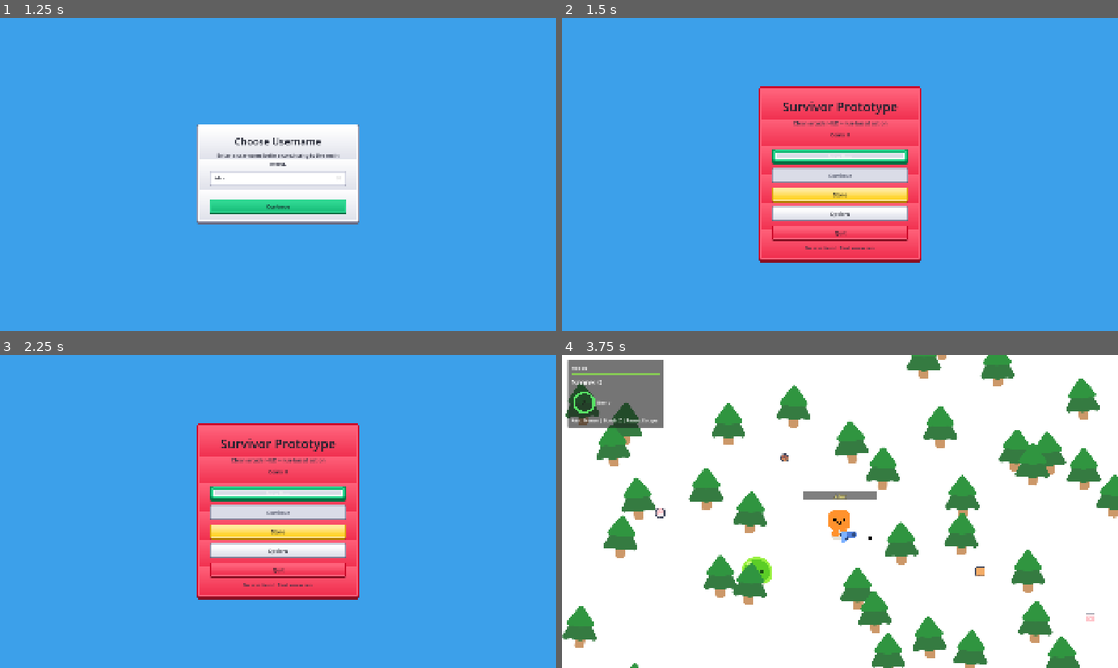
Above: before the commit, frames 1-4 (two rows, left to right).
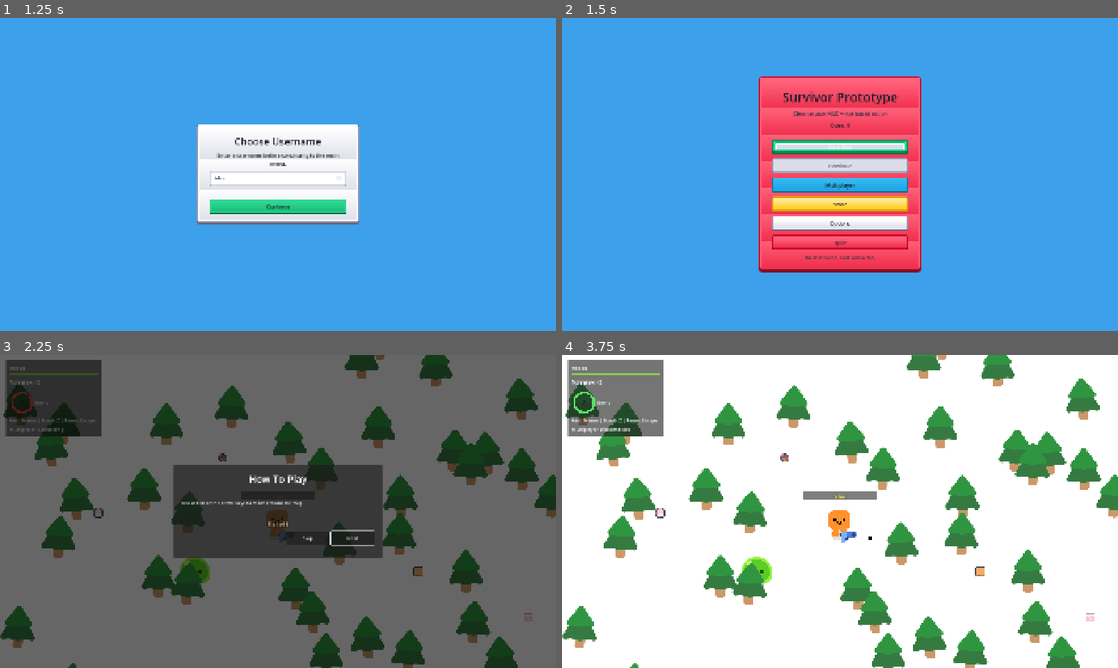
Above: after the commit, the same moments.

Repository: Arjun-Rao-Dev/HappyBoo
Game: Godot game, scene res://ui/username_prompt.tscn
Two runs of this game, one before a commit and one after it. Both use one fixed random seed, a clock stepped at 60 frames per second and the inputs below. Sound files missing from this copy of the repository are replaced by a short silence.
Inputs (mouse positions are in pixels of both pictures, inside the frame that each line leads up to):
- Up to frame 1 (1.25 s): click (278, 177) at 0.52 s; type "Alex" at 0.6 s
- Up to frame 2 (1.5 s): click "Continue" at 1.25 s
- Up to frame 3 (2.25 s): click (278, 520) at 2 s, where only the run after the commit has a clickable "Multiplayer"
- Up to frame 4 (3.75 s): click (840, 492) at 2.75 s, where only the run before the commit has a clickable "New Run"; click "Skip" at 3.5 s

Frame 1 is identical in both runs. In frame 2, 13% of the frame differs, in the area x 35-65%, y 18-82%; in frame 3, 100%, in the area x 0-100%, y 0-100%; in frame 4, 0.5%.

Commit message:
Add first pass multiplayer client

Diff:
--- /dev/null
+++ b/autoload/multiplayer_client.gd
@@ -0,0 +1,122 @@
+extends Node
+
+signal connection_status_changed(status: String)
+signal remote_player_state_received(player_id: String, state: Dictionary)
+signal remote_player_left(player_id: String)
+
+const DEFAULT_URL := "wss://sixtyfold-unhappily-brilliant.ngrok-free.dev"
+const DEFAULT_ROOM := "lobby"
+
+var server_url := DEFAULT_URL
+var room_id := DEFAULT_ROOM
+var local_player_id := ""
+var connection_status := "Disconnected"
+
+var _socket := WebSocketPeer.new()
+var _online_run_requested := false
+var _has_joined_room := false
+
+
+func _process(_delta: float) -> void:
+	if _socket.get_ready_state() == WebSocketPeer.STATE_CLOSED:
+		return
+
+	_socket.poll()
+	_update_socket_status()
+
+	while _socket.get_available_packet_count() > 0:
+		_handle_packet(_socket.get_packet().get_string_from_utf8())
+
+
+func request_online_run(url: String = DEFAULT_URL, room: String = DEFAULT_ROOM) -> void:
+	server_url = url
+	room_id = room
+	_online_run_requested = true
+
+
+func consume_online_run_requested() -> bool:
+	var requested := _online_run_requested
+	_online_run_requested = false
+	return requested
+
+
+func connect_to_server(url: String = server_url, room: String = room_id) -> void:
+	disconnect_from_server()
+	server_url = url
+	room_id = room
+	local_player_id = ""
+	_has_joined_room = false
+	_socket = WebSocketPeer.new()
+	var error := _socket.connect_to_url(server_url)
+	if error != OK:
+		_set_connection_status("Disconnected")
+		return
+	_set_connection_status("Connecting")
+
+
+func disconnect_from_server() -> void:
+	if _socket.get_ready_state() != WebSocketPeer.STATE_CLOSED:
+		_socket.close()
+	local_player_id = ""
+	_has_joined_room = false
+	_set_connection_status("Disconnected")
+
+
+func send_player_state(state: Dictionary) -> void:
+	if _socket.get_ready_state() != WebSocketPeer.STATE_OPEN:
+		return
+	var payload := state.duplicate(true)
+	payload["type"] = "player_state"
+	_send_json(payload)
+
+
+func _update_socket_status() -> void:
+	match _socket.get_ready_state():
+		WebSocketPeer.STATE_CONNECTING:
+			_set_connection_status("Connecting")
+		WebSocketPeer.STATE_OPEN:
+			_set_connection_status("Online")
+			if not _has_joined_room:
+				_send_json({
+					"type": "join",
+					"room_id": room_id
+				})
+				_has_joined_room = true
+		WebSocketPeer.STATE_CLOSING:
+			_set_connection_status("Disconnected")
+		WebSocketPeer.STATE_CLOSED:
+			_set_connection_status("Disconnected")
+
+
+func _handle_packet(raw_text: String) -> void:
+	var parsed: Variant = JSON.parse_string(raw_text)
+	if not (parsed is Dictionary):
+		return
+	var message := parsed as Dictionary
+	var message_type := String(message.get("type", ""))
+
+	match message_type:
+		"welcome":
+			local_player_id = String(message.get("player_id", ""))
+		"player_state":
+			var player_id := String(message.get("from_player_id", ""))
+			if player_id.is_empty() or player_id == local_player_id:
+				return
+			emit_signal("remote_player_state_received", player_id, message)
+		"player_left":
+			var player_id := String(message.get("player_id", ""))
+			if not player_id.is_empty() and player_id != local_player_id:
+				emit_signal("remote_player_left", player_id)
+
+
+func _send_json(payload: Dictionary) -> void:
+	if _socket.get_ready_state() != WebSocketPeer.STATE_OPEN:
+		return
+	_socket.send_text(JSON.stringify(payload))
+
+
+func _set_connection_status(next_status: String) -> void:
+	if connection_status == next_status:
+		return
+	connection_status = next_status
+	emit_signal("connection_status_changed", connection_status)
--- a/characters/happy_boo/happy_boo.gd
+++ b/characters/happy_boo/happy_boo.gd
@@ -61,6 +61,10 @@
 	_apply_skin(skin_id)
 
 
+func apply_skin_id(skin_id: String) -> void:
+	_apply_skin(skin_id)
+
+
 func play_idle_animation():
 	%AnimationPlayer.play("idle")
 
--- /dev/null
+++ b/multiplayer/remote_player.gd
@@ -0,0 +1,46 @@
+extends Node2D
+
+const POSITION_LERP_SPEED := 12.0
+
+var target_position := Vector2.ZERO
+var _username := "Player"
+var _skin_id := "classic"
+var _animation_state := "idle"
+
+@onready var happy_boo = $HappyBoo
+@onready var username_label: Label = $UsernameLabel
+
+
+func _ready() -> void:
+	target_position = global_position
+	_apply_display_state()
+
+
+func _process(delta: float) -> void:
+	global_position = global_position.lerp(target_position, clampf(delta * POSITION_LERP_SPEED, 0.0, 1.0))
+
+
+func apply_state(state: Dictionary) -> void:
+	var position_data: Variant = state.get("position", {})
+	if position_data is Dictionary:
+		target_position = Vector2(
+			float(position_data.get("x", target_position.x)),
+			float(position_data.get("y", target_position.y))
+		)
+		if global_position == Vector2.ZERO:
+			global_position = target_position
+
+	_username = String(state.get("username", _username))
+	_skin_id = String(state.get("skin_id", _skin_id))
+	_animation_state = String(state.get("animation", _animation_state))
+	_apply_display_state()
+
+
+func _apply_display_state() -> void:
+	username_label.text = _username if not _username.strip_edges().is_empty() else "Player"
+	if happy_boo.has_method("apply_skin_id"):
+		happy_boo.apply_skin_id(_skin_id)
+	if _animation_state == "walk":
+		happy_boo.play_walk_animation()
+	else:
+		happy_boo.play_idle_animation()
--- /dev/null
+++ b/multiplayer/remote_player.tscn
@@ -0,0 +1,32 @@
+[gd_scene load_steps=3 format=3]
+
+[ext_resource type="Script" path="res://multiplayer/remote_player.gd" id="1_remote"]
+[ext_resource type="PackedScene" path="res://characters/happy_boo/happy_boo.tscn" id="2_boo"]
+
+[node name="RemotePlayer" type="Node2D"]
+y_sort_enabled = true
+modulate = Color(1, 1, 1, 0.82)
+script = ExtResource("1_remote")
+
+[node name="HappyBoo" parent="." instance=ExtResource("2_boo")]
+scale = Vector2(0.92, 0.92)
+
+[node name="UsernameBackdrop" type="ColorRect" parent="."]
+offset_left = -128.0
+offset_top = -150.0
+offset_right = 128.0
+offset_bottom = -118.0
+mouse_filter = 2
+color = Color(0, 0, 0, 0.42)
+
+[node name="UsernameLabel" type="Label" parent="."]
+offset_left = -120.0
+offset_top = -145.0
+offset_right = 120.0
+offset_bottom = -123.0
+theme_override_colors/font_color = Color(0.8, 0.92, 1, 1)
+theme_override_colors/font_outline_color = Color(0, 0, 0, 1)
+theme_override_constants/outline_size = 4
+theme_override_font_sizes/font_size = 20
+text = "Player"
+horizontal_alignment = 1
--- a/project.godot
+++ b/project.godot
@@ -83,6 +83,7 @@
 
 SettingsManager="*res://autoload/settings_manager.gd"
 SaveManager="*res://autoload/save_manager.gd"
+MultiplayerClient="*res://autoload/multiplayer_client.gd"
 
 [display]
 
--- a/survivors_game.gd
+++ b/survivors_game.gd
@@ -1,4 +1,7 @@
 extends Node2D
+
+const REMOTE_PLAYER_SCENE: PackedScene = preload("res://multiplayer/remote_player.tscn")
+const MULTIPLAYER_STATE_SEND_INTERVAL := 0.08
 
 @export var tree_scene: PackedScene = preload("res://pine_tree.tscn")
 @export var mob_scene: PackedScene = preload("res://slime.tscn")
@@ -37,6 +40,9 @@
 var tutorial_active := false
 var tutorial_steps: Array[String] = []
 var tutorial_step_index := 0
+var online_run := false
+var multiplayer_send_accumulator := 0.0
+var remote_players: Dictionary = {}
 
 @onready var player = $Player
 @onready var game_over_ui: CanvasLayer = $GameOverUI
@@ -48,6 +54,7 @@
 @onready var bomb_cooldown_ui = $HUD/TopLeftPanel/Margin/VBox/BombRow/BombCooldownUI
 @onready var health_bar: ProgressBar = $HUD/TopLeftPanel/Margin/VBox/HealthBar
 @onready var controls_hint_label: Label = $HUD/TopLeftPanel/Margin/VBox/ControlsHintLabel
+@onready var multiplayer_status_label: Label = $HUD/TopLeftPanel/Margin/VBox/MultiplayerStatusLabel
 @onready var pause_menu = $PauseMenu
 @onready var crosshair = $Crosshair
 @onready var game_music: AudioStreamPlayer = $GameMusic
@@ -103,6 +110,7 @@
 	_update_score_label()
 	_on_player_health_changed(player.get_current_health(), player.get_max_health())
 	_update_controls_hint_label()
+	_setup_multiplayer_if_requested()
 	_maybe_start_first_run_tutorial()
 	_spawn_trees_around_player()
 
@@ -153,6 +161,14 @@
 
 func _exit_tree() -> void:
 	Input.set_mouse_mode(Input.MOUSE_MODE_VISIBLE)
+	if online_run:
+		if MultiplayerClient.remote_player_state_received.is_connected(_on_remote_player_state_received):
+			MultiplayerClient.remote_player_state_received.disconnect(_on_remote_player_state_received)
+		if MultiplayerClient.remote_player_left.is_connected(_on_remote_player_left):
+			MultiplayerClient.remote_player_left.disconnect(_on_remote_player_left)
+		if MultiplayerClient.connection_status_changed.is_connected(_on_multiplayer_connection_status_changed):
+			MultiplayerClient.connection_status_changed.disconnect(_on_multiplayer_connection_status_changed)
+		MultiplayerClient.disconnect_from_server()
 
 
 func _physics_process(_delta: float) -> void:
@@ -169,6 +185,7 @@
 		player.is_full_health()
 	)
 	_update_controls_hint_label()
+	_process_multiplayer_state(_delta)
 
 
 func _unhandled_input(event: InputEvent) -> void:
@@ -321,6 +338,8 @@
 
 func _on_quit_to_title_pressed() -> void:
 	get_tree().paused = false
+	if online_run:
+		MultiplayerClient.disconnect_from_server()
 	SaveManager.clear_pending_continue_run()
 	Input.set_mouse_mode(Input.MOUSE_MODE_VISIBLE)
 	crosshair.visible = false
@@ -379,6 +398,68 @@
 	var bomb_key := SettingsManager.get_action_binding_text(&"throw_bomb")
 	var pause_key := SettingsManager.get_action_binding_text(&"pause")
 	controls_hint_label.text = "Aim: Mouse | Bomb: %s | Pause: %s" % [bomb_key, pause_key]
+
+
+func _setup_multiplayer_if_requested() -> void:
+	online_run = MultiplayerClient.consume_online_run_requested()
+	multiplayer_status_label.visible = online_run
+	if not online_run:
+		return
+
+	MultiplayerClient.remote_player_state_received.connect(_on_remote_player_state_received)
+	MultiplayerClient.remote_player_left.connect(_on_remote_player_left)
+	MultiplayerClient.connection_status_changed.connect(_on_multiplayer_connection_status_changed)
+	_on_multiplayer_connection_status_changed(MultiplayerClient.connection_status)
+	MultiplayerClient.connect_to_server()
+
+
+func _process_multiplayer_state(delta: float) -> void:
+	if not online_run:
+		return
+	multiplayer_send_accumulator += delta
+	if multiplayer_send_accumulator < MULTIPLAYER_STATE_SEND_INTERVAL:
+		return
+	multiplayer_send_accumulator = 0.0
+	MultiplayerClient.send_player_state(_build_local_player_state())
+
+
+func _build_local_player_state() -> Dictionary:
+	var animation_state := "walk" if player.velocity.length() > 1.0 else "idle"
+	return {
+		"position": {
+			"x": player.global_position.x,
+			"y": player.global_position.y
+		},
+		"velocity": {
+			"x": player.velocity.x,
+			"y": player.velocity.y
+		},
+		"username": SettingsManager.get_username(),
+		"skin_id": SettingsManager.get_equipped_skin(),
+		"animation": animation_state
+	}
+
+
+func _on_remote_player_state_received(player_id: String, state: Dictionary) -> void:
+	var remote_player: Node2D = remote_players.get(player_id, null)
+	if remote_player == null:
+		remote_player = REMOTE_PLAYER_SCENE.instantiate()
+		remote_player.name = "RemotePlayer_%s" % player_id.substr(0, 8)
+		add_child(remote_player)
+		remote_players[player_id] = remote_player
+	if remote_player.has_method("apply_state"):
+		remote_player.apply_state(state)
+
+
+func _on_remote_player_left(player_id: String) -> void:
+	var remote_player: Node = remote_players.get(player_id, null)
+	if remote_player != null:
+		remote_player.queue_free()
+	remote_players.erase(player_id)
+
+
+func _on_multiplayer_connection_status_changed(status: String) -> void:
+	multiplayer_status_label.text = "Multiplayer: %s" % status
 
 
 func _update_hud_health_bar_color(current: float, maximum: float) -> void:
--- a/survivors_game.tscn
+++ b/survivors_game.tscn
@@ -93,6 +93,12 @@
 text = "Bomb: Z | Pause: Esc"
 autowrap_mode = 3
 
+[node name="MultiplayerStatusLabel" type="Label" parent="HUD/TopLeftPanel/Margin/VBox" unique_name_in_owner=true]
+visible = false
+layout_mode = 2
+text = "Multiplayer: Disconnected"
+autowrap_mode = 3
+
 [node name="PauseMenu" parent="." unique_id=481937668 instance=ExtResource("6_ky5ah")]
 
 [node name="Crosshair" parent="." unique_id=1621588781 instance=ExtResource("7_lvy0n")]
--- a/ui/title_menu.gd
+++ b/ui/title_menu.gd
@@ -8,6 +8,7 @@
 @onready var subtitle: Label = $CenterContainer/Panel/Margin/VBox/Subtitle
 @onready var coins_label: Label = $CenterContainer/Panel/Margin/VBox/CoinsLabel
 @onready var continue_button: Button = $CenterContainer/Panel/Margin/VBox/ContinueButton
+@onready var multiplayer_button: Button = $CenterContainer/Panel/Margin/VBox/MultiplayerButton
 @onready var store_button: Button = $CenterContainer/Panel/Margin/VBox/StoreButton
 @onready var options_button: Button = $CenterContainer/Panel/Margin/VBox/OptionsButton
 @onready var new_run_button: Button = $CenterContainer/Panel/Margin/VBox/NewRunButton
@@ -23,6 +24,7 @@
 	SettingsManager.load_settings()
 	_apply_kenney_style()
 	continue_button.pressed.connect(_on_continue_pressed)
+	multiplayer_button.pressed.connect(_on_multiplayer_pressed)
 	store_button.pressed.connect(_on_store_pressed)
 	options_button.pressed.connect(_on_options_pressed)
 	new_run_button.pressed.connect(_on_new_run_pressed)
@@ -44,6 +46,7 @@
 	KenneyUI.apply_heading(coins_label, 18)
 	KenneyUI.apply_primary_button(new_run_button)
 	KenneyUI.apply_info_button(continue_button)
+	KenneyUI.apply_info_button(multiplayer_button)
 	KenneyUI.apply_yellow_button(store_button)
 	KenneyUI.apply_secondary_button(options_button)
 	KenneyUI.apply_danger_button(quit_button)
@@ -61,6 +64,7 @@
 
 
 func _on_new_run_pressed() -> void:
+	MultiplayerClient.disconnect_from_server()
 	SaveManager.clear_pending_continue_run()
 	get_tree().change_scene_to_file("res://survivors_game.tscn")
 
@@ -69,11 +73,19 @@
 	var result := SaveManager.load_run()
 	if bool(result.get("ok", false)):
 		SaveManager.queue_continue_run(result.get("run_state", {}))
+		MultiplayerClient.disconnect_from_server()
 		get_tree().change_scene_to_file("res://survivors_game.tscn")
 		return
 
 	status_label.text = "Continue failed (%s). Starting a new run." % String(result.get("status", "error"))
 	SaveManager.clear_pending_continue_run()
+	MultiplayerClient.disconnect_from_server()
+	get_tree().change_scene_to_file("res://survivors_game.tscn")
+
+
+func _on_multiplayer_pressed() -> void:
+	SaveManager.clear_pending_continue_run()
+	MultiplayerClient.request_online_run()
 	get_tree().change_scene_to_file("res://survivors_game.tscn")
 
 
--- a/ui/title_menu.tscn
+++ b/ui/title_menu.tscn
@@ -72,6 +72,11 @@
 layout_mode = 2
 text = "Continue"
 
+[node name="MultiplayerButton" type="Button" parent="CenterContainer/Panel/Margin/VBox" unique_name_in_owner=true]
+custom_minimum_size = Vector2(0, 52)
+layout_mode = 2
+text = "Multiplayer"
+
 [node name="StoreButton" type="Button" parent="CenterContainer/Panel/Margin/VBox" unique_name_in_owner=true]
 custom_minimum_size = Vector2(0, 52)
 layout_mode = 2
